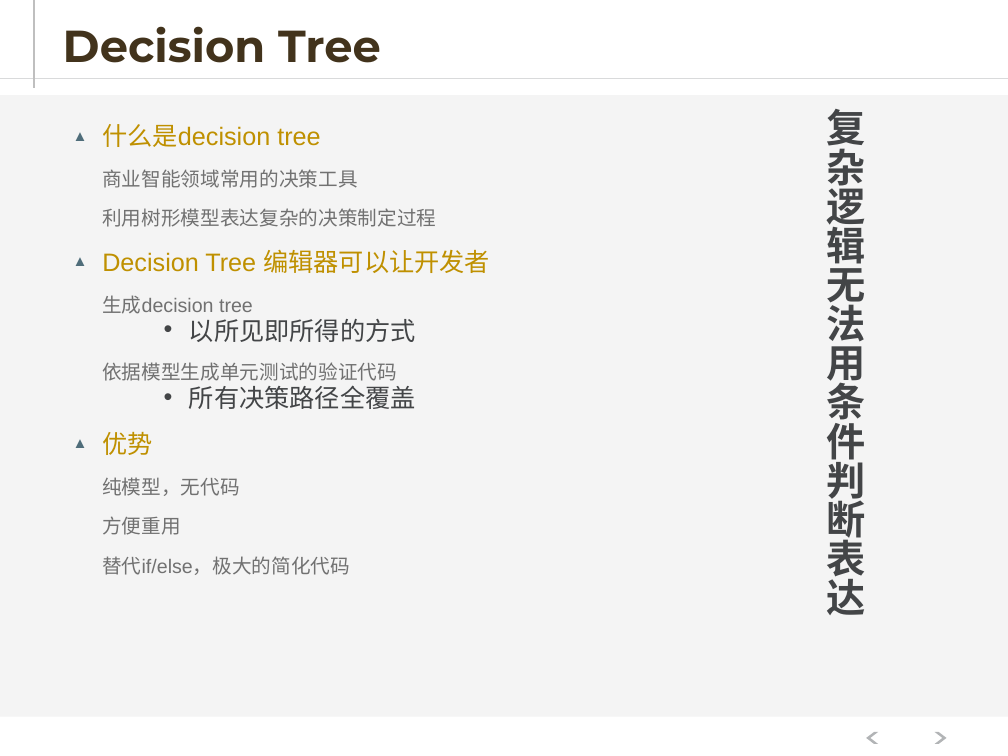
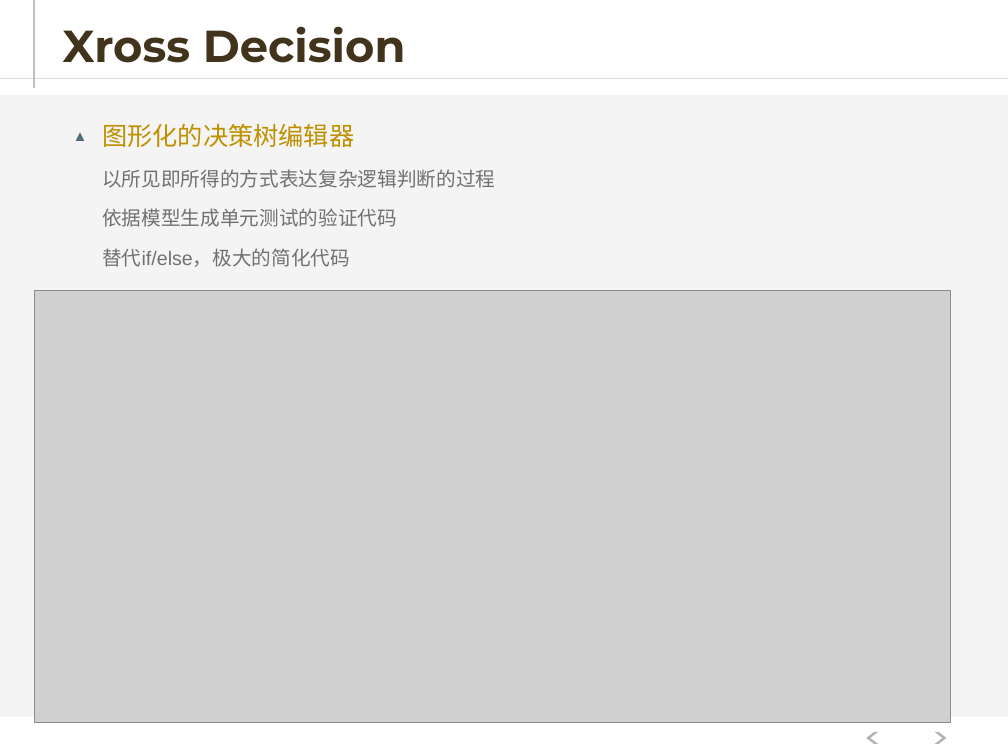
Before and after one commit to hejiehui/xross-tools-installer, a slide deck: slide 31 of doc/X-Series - 中文.pptx (slide 27 before the commit). Drawn at 1008x756 pixels with LibreOffice and Linux fonts; fonts in the diff are those of the drawing; grey boxes stand for pictures. Boxes give left, top, right and bottom in pixels: in the first picture for what was removed or moved away, otherwise in the second. Text is boxed around its words. In the diff, an @@ line names an element or a change of style, - is before the commit and + after.

```diff
--- a/doc/X-Series - 中文.pptx
+++ b/doc/X-Series - 中文.pptx
@@ title at box(63, 26, 406, 63): text changed @@
-Decision Tree
+Xross Decision
@@ text removed at box(827, 109, 866, 615) @@
-复杂逻辑无法用条件判断表达
@@ text at box(102, 123, 495, 188): text changed; size 18 to 14 pt @@
-▲ 什么是decision tree
-    商业智能领域常用的决策工具
-    利用树形模型表达复杂的决策制定过程
-▲ Decision Tree 编辑器可以让开发者
-    生成decision tree
-    • 以所见即所得的方式
+▲ 图形化的决策树编辑器
+    以所见即所得的方式表达复杂逻辑判断的过程
@@ picture added at box(34, 290, 951, 722) @@
@@ text at box(102, 385, 416, 535): paragraphs removed @@
-    • 所有决策路径全覆盖
-▲ 优势
-    纯模型，无代码
-    方便重用
```
Also in this commit, not shown: 27 other slides changed, 11 slides added, 9 slides removed, 1 other file.
